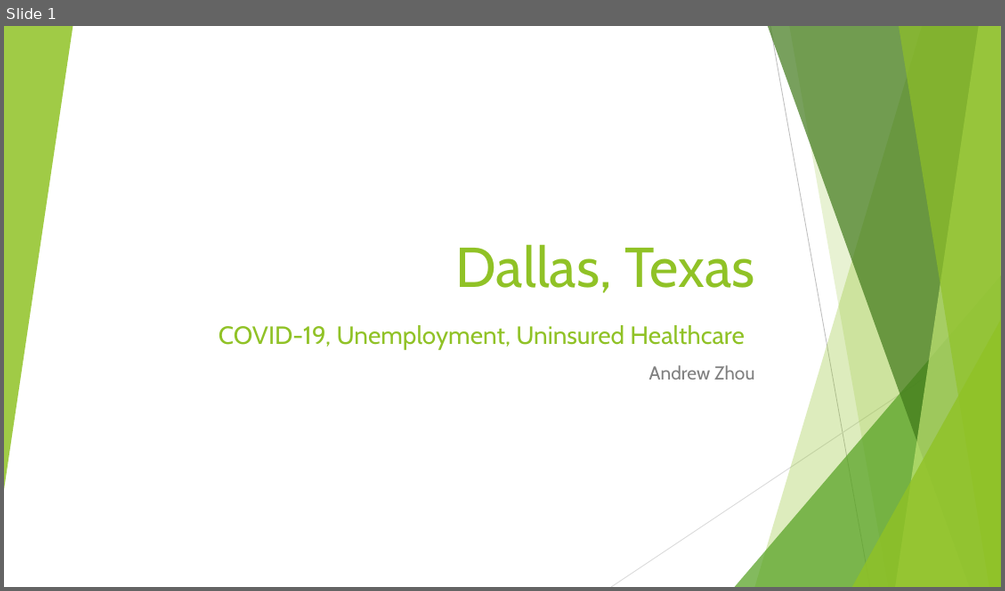
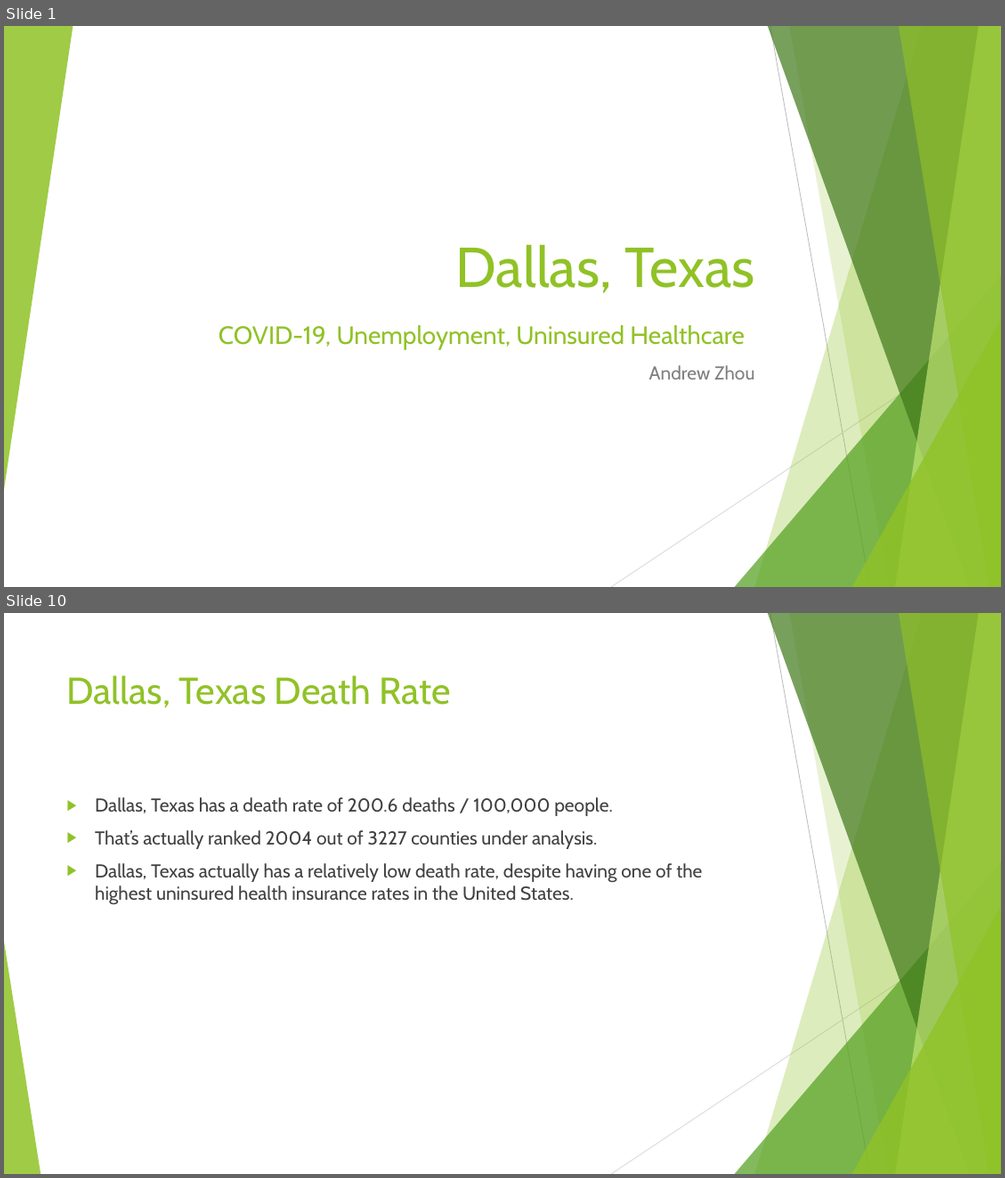
Before and after one commit to azhou5211/hcde_project, a slide deck: A6/Presentation.pptx. Shown one above the other, each under a label of ours: slide 1 before the commit, slides 1 and 10 after it; the slides between them are not shown. The pictures are 1005x591 and 1005x1178 pixels, drawn with LibreOffice and Linux fonts; fonts in the diff are those of the drawing. Boxes give left, top, right and bottom in pixels: in the first picture for what was removed or moved away, otherwise in the second. Text is boxed around its words. In the diff, an @@ line names an element or a change of style, - is before the commit and + after.

```diff
--- a/A6/Presentation.pptx
+++ b/A6/Presentation.pptx
@@ slide 10 added at [4, 613, 1001, 1174], background #FFFFFF; not listed: 9 template elements that a slide beside it also shows @@
@@ title added at [67, 675, 451, 708], 36 pt, text #90C226 @@
+Dallas, Texas Death Rate
@@ text added at [95, 797, 702, 904], 18 pt, text #404040 @@
+▶ Dallas, Texas has a death rate of 200.6 deaths / 100,000 people.
+▶ That’s actually ranked 2004 out of 3227 counties under analysis.
+▶ Dallas, Texas actually has a relatively low death rate, despite having one of the highest uninsured health insurance rates in the United States.
@@ triangle added at [4, 941, 40, 1174], fill #90C226 at 85% opacity @@
```
Also in this commit, not shown: 2 slides changed, 8 other slides added, 9 slides removed, 3 other files.
